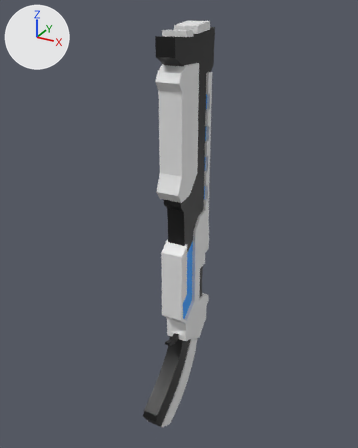
Two versions of the FBX model Assets/3D/Shotgun.fbx, one commit apart.
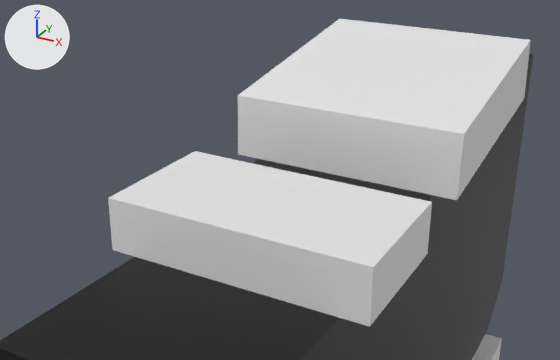
Each version appears first whole from a 50 mm lens placed at (1.354, -2.348, 1.337), pointed at (-0.008, 0.128, 0.099), and next in a close-up from a 50 mm lens placed at (0.177, -0.21, 1.389), pointed at (-0.056, 0.213, 1.177). Lighting does not change. The marker at upper left points along +X, +Y and +Z.

The first close-up shows 'Shotgun'.
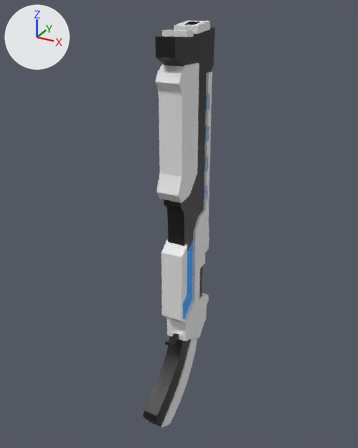
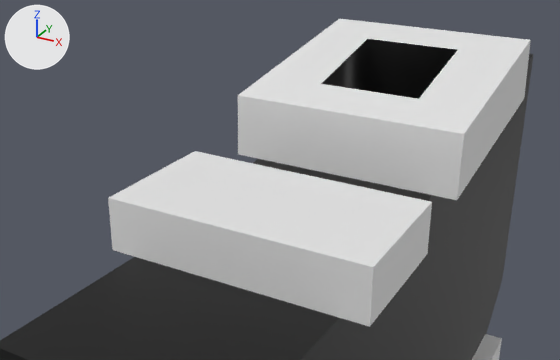
Boxes [x1, y1, x2, y2] around the edits, measured in the close-ups (560 x 360 px):
part 1 of me_cube_004, built on: [258, 21, 509, 129] in both

What changed in the scene script:
```text
Change me_cube_004:
    used by ob_shotgun; location = (0.0, 0.0, 0.0)
    remove me_cube_004.from_pydata(...)  # 508 vertices, 460 faces; spans x -0.07..0.07, y -0.29..0.44, z -1.29..1.26
    add me_cube_004.from_pydata(...)  # 516 vertices, 468 faces; spans x -0.07..0.07, y -0.29..0.44, z -1.29..1.26
    me_cube_004 part 1
    1 face is deleted
    8 vertices are added at x -0.03..0.03, y 0.23..0.3, z 1.18..1.26
    5 new faces join them, mat_secondarycolor (black #000000)
    4 new faces join them, mat_primarycolor (white #e7e7e7)
```
